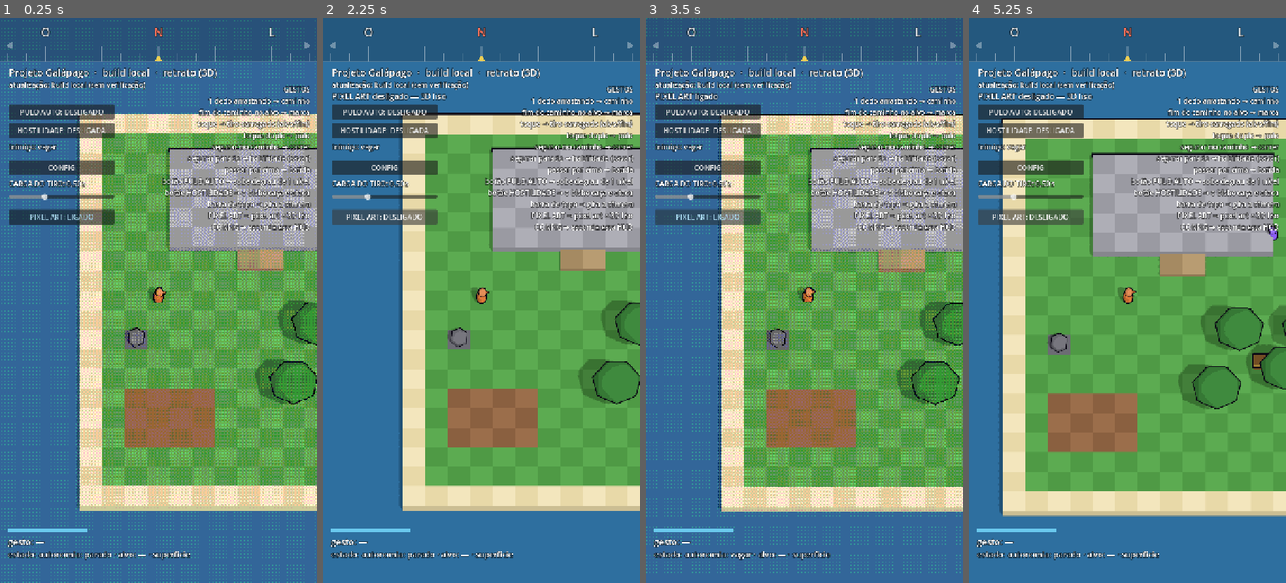
Above: before the commit, frames 1-4 (left to right).
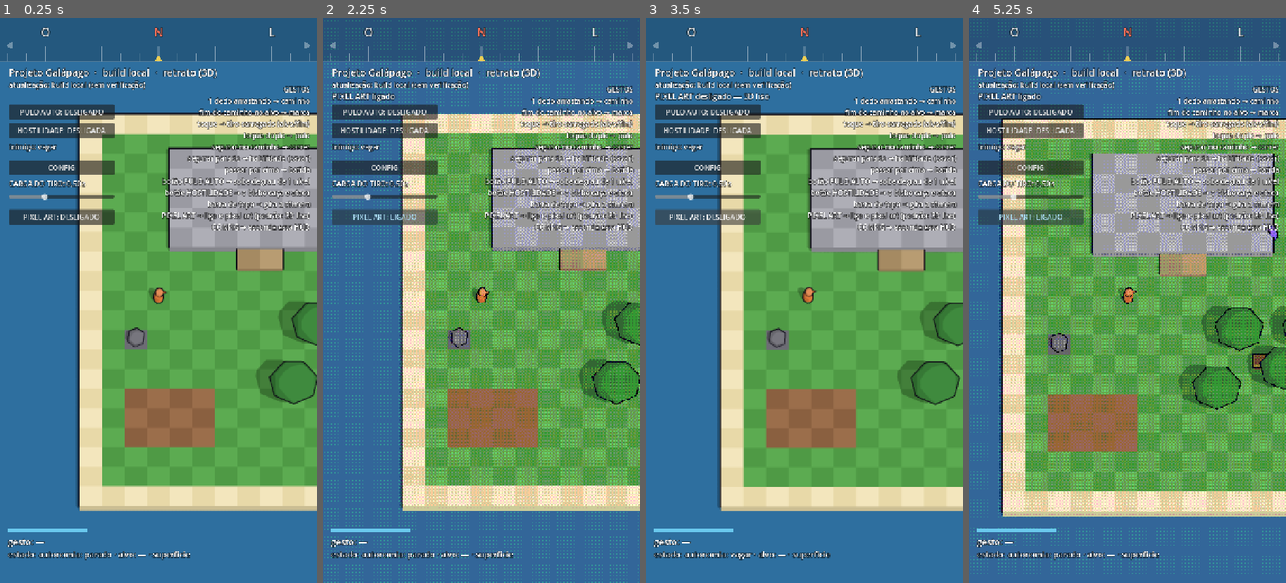
Above: after the commit, the same moments.

Repository: jonathasptbr-gh/Projeto-Galapago
Game: Godot game, scene res://jogo/main.tscn
Same seed, same stepped clock (60 frames per second), same inputs: the game is played once before the commit and once after it.
Inputs:
- Up to frame 1 (0.25 s): no input
- Up to frame 2 (2.25 s): click "PULO AUTO: DESLIGADO" at 0.5 s; click "PULO AUTO: LIGADO" at 1.25 s; click "PIXEL ART: LIGADO" (after the commit: "PIXEL ART: DESLIGADO") at 2 s
- Up to frame 3 (3.5 s): click "PIXEL ART: DESLIGADO" (after the commit: "PIXEL ART: LIGADO") at 2.75 s
- Up to frame 4 (5.25 s): click "PULO AUTO: DESLIGADO" at 3.5 s; click "PULO AUTO: LIGADO" at 4.25 s; click "PIXEL ART: LIGADO" (after the commit: "PIXEL ART: DESLIGADO") at 5 s

The runs differ from the first frame. In frame 1, 36% of the frame differs, in the area x 0-100%, y 0-100%; in frame 2, 36%; in frame 3, 37%; in frame 4, 41%, in the area x 0-100%, y 0-99%.

Commit message:
jogo: 3D liso por padrão, resolução física, sombras justas à câmera ortográfica, toon sem serrilha, aba no lugar da casca vertical (P24 acabamento)

Diff:
--- a/jogo/hud.gd
+++ b/jogo/hud.gd
@@ -55,9 +55,9 @@
 var _config_btn: Button
 var _mostrar_info := true
 var _intima := false
-# PIXEL ART (P24): estado vem do main (`definir_pixel_pass`)
+# PIXEL ART (P24): estado vem do main (`definir_pixel_pass`); padrão desligado
 var _pixel_btn: Button
-var _pixel := true
+var _pixel := false
 
 
 func definir_vista_intima(ativa: bool) -> void:
@@ -127,7 +127,7 @@
 	# PIXEL ART (P24): Pixel Pass ligado (imagem interna baixa + dither) ou
 	# desligado (3D liso, MSAA). O main troca a vista e devolve o estado.
 	_pixel_btn = Button.new()
-	_pixel_btn.text = "PIXEL ART: LIGADO"
+	_pixel_btn.text = "PIXEL ART: DESLIGADO"
 	_pixel_btn.add_theme_font_size_override("font_size", 16)
 	_pixel_btn.position = Vector2(20, TOPO + 334)
 	_pixel_btn.custom_minimum_size = Vector2(240, 34)
@@ -217,7 +217,7 @@
 	linhas.append("botão PULO AUTO → sobe degrau de 1 nível")
 	linhas.append("botão HOSTILIDADE → o bicho caça e ataca")
 	linhas.append("barra do topo → gira a câmera")
-	linhas.append("PIXEL ART → pixel art × 3D liso")
+	linhas.append("PIXEL ART → liga o pixel art (padrão: 3D liso)")
 	linhas.append("CONFIG → esconde esta HUD")
 	return "\n".join(linhas)
 
--- a/jogo/main.gd
+++ b/jogo/main.gd
@@ -163,7 +163,9 @@
 	cam3d = Cam3D.new(_json("res://dados/camera3d.json"))
 	vista = Vista.new()
 	vista.altura_interna = int(cam3d.cfg["pixel_pass"]["altura_interna"])
-	vista.pixel_pass = not ("--liso" in args)
+	# padrão: 3D liso; `--pixel` liga o Pixel Pass (`--liso`, antigo, é aceito e
+	# não muda nada)
+	vista.pixel_pass = "--pixel" in args
 	add_child(vista)
 	ilha = Ilha.new()
 	ilha.name = "Ilha"
@@ -475,8 +477,8 @@
 		hud.nota("HOSTILIDADE %s" % ("LIGADA — ele vai caçar" if v else "desligada"))
 
 
-## Pixel Pass ligado (pixel art) ou desligado (3D liso). O botão da HUD chama;
-## `--liso` começa desligado.
+## Pixel Pass ligado (pixel art) ou desligado (3D liso, o padrão). O botão da
+## HUD chama; `--pixel` começa ligado.
 func definir_pixel_pass(v: bool) -> void:
 	vista.pixel_pass = v
 	vista.aplicar_camera(cam3d)
--- a/jogo/mundo3d/casca.gdshader
+++ b/jogo/mundo3d/casca.gdshader
@@ -7,8 +7,14 @@
 //                  1 = caixa centrada na origem (VERTEX += sign(VERTEX)·esp:
 //                      cresce a caixa inteira, sem rachar nos cantos)
 //                  2 = cilindro centrado (raio em xz + sign(y) em y)
+//                  3 = terreno (ilha.gd): a malha vem pronta; só a ABA do topo
+//                      (vértices com UV.x = 1) sai NORMAL·espessura, e encolhe
+//                      até sumir quando a parede (NORMAL, horizontal) vira de
+//                      frente para a câmera — borda de frente não ganha linha
 // cull_front: só as faces de trás aparecem, e só onde passam da silhueta.
-// Mobile (Vulkan) e Compatibility (OpenGL 3): nada além de vertex/fragment.
+// No passe de SOMBRA a casca some (vértices colapsados): como next_pass ela
+// projetaria a sombra inflada do objeto sobre ele mesmo.
+// Mobile (Vulkan) e Compatibility (OpenGL 3): só vertex/fragment e IN_SHADOW_PASS.
 shader_type spatial;
 render_mode unshaded, cull_front;
 
@@ -17,7 +23,15 @@
 uniform int forma = 0;
 
 void vertex() {
-	if (forma == 1) {
+	if (IN_SHADOW_PASS) {
+		VERTEX = vec3(0.0);
+	} else if (forma == 3) {
+		vec3 n = normalize((MODEL_MATRIX * vec4(NORMAL, 0.0)).xyz);
+		vec3 tras = INV_VIEW_MATRIX[2].xyz;  // da cena para a câmera
+		vec2 h = tras.xz;
+		float frente = dot(n.xz, h) / max(length(h), 0.0001);
+		VERTEX += NORMAL * espessura * UV.x * (1.0 - smoothstep(0.1, 0.6, frente));
+	} else if (forma == 1) {
 		VERTEX += sign(VERTEX) * espessura;
 	} else if (forma == 2) {
 		vec2 r = VERTEX.xz;
--- a/jogo/mundo3d/ilha.gd
+++ b/jogo/mundo3d/ilha.gd
@@ -5,7 +5,8 @@
 ## - `construir(mundo)`: apaga o que havia e cria os filhos
 ##   `Terreno` (uma ArrayMesh, UMA superfície por cor de terreno — o xadrez de
 ##   `dados/terrenos.json` vira duas superfícies por terreno), `Casca` (o
-##   contorno do terreno, malha própria já inflada), `Agua` (plano no nível 0)
+##   contorno do terreno, malha própria já inflada), `Aba` (a aba do contorno
+##   no topo, 6 vértices por parede exposta), `Agua` (plano no nível 0)
 ##   e `Objetos` (primitivas low-poly com casca: arvore, bau, rocha e
 ##   genéricos). Seguro chamar de novo depois de editar o mundo.
 ## - Espaço: o da câmera (sim/camera3d.gd): 1 unidade = 1 célula = 32 px da
@@ -16,12 +17,16 @@
 ## - Terreno: célula com altura > 0 é um bloco; só se emitem o topo e as
 ##   paredes que dão para célula mais baixa (fora do mapa = água). Paredes que
 ##   dão para a água descem até `FUNDO_NIVEIS` (abaixo do plano da água).
-## - Casca do terreno: cada parede exposta repetida `CONTORNO_TERRENO` para
-##   fora (esticada nas pontas e `CONTORNO_TERRENO_SOBE` acima do topo, para a
-##   linha não sair tracejada com ~1 px interno), desenhada só de costas
-##   (cull_front): vira a
-##   linha atrás da borda do topo quando a borda é silhueta. Bordas de frente
-##   (parede virada para a câmera) não ganham linha — a faixa de luz separa.
+## - Casca do terreno (`Mat.FORMA_TERRENO`): por parede exposta, (1) a
+##   parede repetida `CONTORNO_TERRENO` para fora (esticada nas pontas e
+##   `CONTORNO_TERRENO_SOBE` acima do topo), desenhada só de costas
+##   (cull_front): a linha atrás da borda do topo e da quina quando são
+##   silhueta; (2) a ABA (nó `Aba`): faixa horizontal na altura topo + SOBE, que o shader
+##   abre `CONTORNO_TERRENO` para fora (UV.x = 1 nos vértices de fora) e fecha
+##   quando a parede vira de frente para a câmera. A aba cobre a borda da
+##   parede vista de lado (de quina para a câmera), onde a parede repetida
+##   vira uma lasca de < 1 px e saía TRACEJADA no Vulkan. Bordas de frente não
+##   ganham linha — a faixa de luz separa.
 ## - `#` (rocha, não andável) ganha uma pedra low-poly em cima do bloco.
 ## Fora: subsolo/túneis (`mundo.tuneis`) e células escavadas não são
 ## desenhados; a água é opaca (o `transparente` de terrenos.json é ignorado).
@@ -45,6 +50,7 @@
 
 var terreno: MeshInstance3D
 var casca: MeshInstance3D
+var aba: MeshInstance3D
 var agua: MeshInstance3D
 var objetos: Node3D
 ## superfícies por cor no último `construir` (diagnóstico)
@@ -78,6 +84,8 @@
 	var por_cor := {}  # html -> SurfaceTool
 	var st_casca := SurfaceTool.new()
 	st_casca.begin(Mesh.PRIMITIVE_TRIANGLES)
+	var st_aba := SurfaceTool.new()
+	st_aba.begin(Mesh.PRIMITIVE_TRIANGLES)
 	var tem_casca := false
 	var lados: Array[Vector2i] = [Vector2i(1, 0), Vector2i(-1, 0), Vector2i(0, 1), Vector2i(0, -1)]
 	for y in mundo.altura_grade:
@@ -102,6 +110,7 @@
 				var base := altura_3d(hv) if hv > 0.0 else altura_3d(FUNDO_NIVEIS)
 				_parede(_st(por_cor, cor_parede), c, d, base, topo, 0.0)
 				_parede(st_casca, c, d, base, topo + CONTORNO_TERRENO_SOBE, CONTORNO_TERRENO)
+				_aba(st_aba, c, d, topo + CONTORNO_TERRENO_SOBE)
 				tem_casca = true
 	var malha := ArrayMesh.new()
 	for html in por_cor:
@@ -116,10 +125,16 @@
 	casca = MeshInstance3D.new()
 	casca.name = "Casca"
 	casca.cast_shadow = GeometryInstance3D.SHADOW_CASTING_SETTING_OFF
+	aba = MeshInstance3D.new()
+	aba.name = "Aba"
+	aba.cast_shadow = GeometryInstance3D.SHADOW_CASTING_SETTING_OFF
 	if tem_casca:
 		casca.mesh = st_casca.commit()
-		casca.material_override = Mat.casca(0.0)
+		casca.material_override = Mat.casca(CONTORNO_TERRENO, Mat.FORMA_TERRENO)
+		aba.mesh = st_aba.commit()
+		aba.material_override = casca.material_override
 	add_child(casca)
+	add_child(aba)
 
 
 func _st(por_cor: Dictionary, cor: Color) -> SurfaceTool:
@@ -144,14 +159,40 @@
 		Vector3(b.x, topo, b.z), Vector3(a.x, topo, a.z), n)
 
 
+## Aba da casca: faixa de largura ZERO na linha da parede (célula `c`, lado
+## `d`), na altura `y`, esticada `CONTORNO_TERRENO` nas pontas; os vértices de
+## fora levam UV.x = 1 e o casca.gdshader (forma 3) os abre pela NORMAL (= d).
+## A face da frente olha para BAIXO: vista de cima é costas (cull_front).
+func _aba(st: SurfaceTool, c: Vector2i, d: Vector2i, y: float) -> void:
+	var centro := Vector3(c.x + 0.5, y, c.y + 0.5)
+	var n := Vector3(d.x, 0.0, d.y)
+	var lado := Vector3(-d.y, 0.0, d.x) * (0.5 + CONTORNO_TERRENO)
+	var meio := centro + n * 0.5
+	var dentro_a := meio - lado
+	var dentro_b := meio + lado
+	# o quad (dentro_a, dentro_b, fora_b, fora_a) aberto 1 unidade em n acerta
+	# a ordem; depois os de fora voltam para a linha da parede
+	var p: Array[Vector3] = [dentro_a, dentro_b, dentro_b + n, dentro_a + n]
+	var u: Array[float] = [0.0, 0.0, 1.0, 1.0]
+	if (p[1] - p[0]).cross(p[2] - p[0]).dot(Vector3.DOWN) > 0.0:
+		p = [p[0], p[3], p[2], p[1]]
+		u = [u[0], u[3], u[2], u[1]]
+	st.set_normal(n)
+	for i in [0, 1, 2, 0, 2, 3]:
+		st.set_uv(Vector2(u[i], 0.0))
+		st.add_vertex(p[i] - n * u[i])
+
+
 ## Quad (dois triângulos) com a normal dada; a ordem dos vértices é acertada
 ## para a face da frente olhar para `n` (o Godot usa sentido horário na frente).
+## UV (0, 0) em todos (a casca do terreno usa UV.x para marcar a aba).
 func _quad(st: SurfaceTool, a: Vector3, b: Vector3, c: Vector3, d: Vector3, n: Vector3) -> void:
 	if (b - a).cross(c - a).dot(n) > 0.0:
 		var t := b
 		b = d
 		d = t
 	st.set_normal(n)
+	st.set_uv(Vector2.ZERO)
 	for p in [a, b, c, a, c, d]:
 		st.add_vertex(p)
 
--- a/jogo/mundo3d/materiais.gd
+++ b/jogo/mundo3d/materiais.gd
@@ -5,7 +5,8 @@
 ##   toon.gdshader na cor; com `contorno > 0` ganha a casca como `next_pass`
 ##   (espessura em unidades 3D, `forma` como em casca.gdshader).
 ## - `casca(espessura, forma) -> ShaderMaterial`: só o contorno (a casca do
-##   terreno usa espessura 0 porque a malha já vem inflada).
+##   terreno usa `FORMA_TERRENO`: paredes já infladas na malha, `espessura` =
+##   largura da aba do topo).
 ## Materiais iguais saem do cache (mesma instância): NÃO altere parâmetros de
 ## um material devolvido — peça outro com os valores que quer.
 
@@ -15,6 +16,8 @@
 const FORMA_NORMAL := 0
 const FORMA_CAIXA := 1
 const FORMA_CILINDRO := 2
+## casca do terreno (ilha.gd): malha pronta + aba do topo empurrada no shader
+const FORMA_TERRENO := 3
 ## espessura padrão do contorno dos objetos (unidades; ~1,3 px interno na vista alta)
 const CONTORNO := 0.05
 
--- a/jogo/mundo3d/toon.gdshader
+++ b/jogo/mundo3d/toon.gdshader
@@ -6,14 +6,17 @@
 //   nivel_alto / nivel_medio / nivel_baixo — brilho de cada faixa, PERCEPTUAL:
 //                  a cor na tela ≈ cor × nível (sRGB), nos dois renderizadores
 // A sombra do sol entra por ATTENUATION ANTES do limiar: sombra vira faixa,
-// sem gradiente. A faixa mais baixa É a luz ambiente: a vista desliga o
-// ambiente e o reflexo do WorldEnvironment, e o sol tem energia 1 e cor branca
+// sem gradiente. Cada troca de faixa é um smoothstep de meia-largura
+// fwidth(n) × `suavidade` (AA analítico: ~1 px de rampa na tela, em qualquer
+// resolução), limitada a `largura_max` para a faixa não virar degradê.
+// A faixa mais baixa É a luz ambiente: a vista desliga o ambiente e o
+// reflexo do WorldEnvironment, e o sol tem energia 1 e cor branca
 // (LIGHT_COLOR / PI = 1). Isso porque o Compatibility (prévia, fallback) soma a
 // luz em sRGB e o Mobile em linear (medido no oráculo, 2026-11-25): com o
 // nível convertido por OUTPUT_IS_SRGB, a mesma faixa dá o mesmo brilho nos
 // dois. Só um DirectionalLight3D é previsto (outras luzes somariam faixas).
 // Compila no Mobile (Vulkan) e no Compatibility (OpenGL 3): só light(),
-// uniforms comuns e OUTPUT_IS_SRGB — nada de textura de tela nem Forward+.
+// uniforms comuns, fwidth e OUTPUT_IS_SRGB — nada de textura de tela nem Forward+.
 shader_type spatial;
 
 uniform vec4 cor : source_color = vec4(1.0);
@@ -24,6 +27,8 @@
 uniform float nivel_alto = 1.0;
 uniform float nivel_medio = 0.74;
 uniform float nivel_baixo = 0.52;
+uniform float suavidade = 0.75;
+uniform float largura_max = 0.08;
 
 void fragment() {
 	vec3 base = cor.rgb;
@@ -37,7 +42,10 @@
 
 void light() {
 	float n = clamp(dot(NORMAL, LIGHT), 0.0, 1.0) * ATTENUATION;
-	float f = n > limiar_alto ? nivel_alto : (n > limiar_baixo ? nivel_medio : nivel_baixo);
+	float w = clamp(fwidth(n) * suavidade, 0.0001, largura_max);
+	float alto = smoothstep(limiar_alto - w, limiar_alto + w, n);
+	float medio = smoothstep(limiar_baixo - w, limiar_baixo + w, n);
+	float f = mix(nivel_baixo, mix(nivel_medio, nivel_alto, alto), medio);
 	if (!OUTPUT_IS_SRGB) {
 		f = pow(f, 2.2);  // multiplicador perceptual → linear
 	}
--- a/jogo/mundo3d/vista.gd
+++ b/jogo/mundo3d/vista.gd
@@ -9,32 +9,41 @@
 ## - `camera: Camera3D` (ortográfica, KEEP_HEIGHT), `sol: DirectionalLight3D`
 ##   (sombra ligada), `ambiente: WorldEnvironment`, `sv: SubViewport`,
 ##   `imagem: Sprite2D` — expostos para ajuste fino; quem manda neles é a vista.
-## - `pixel_pass: bool` (trocável a qualquer hora):
+## - `pixel_pass: bool` (trocável a qualquer hora; padrão DESLIGADO, o 3D liso):
 ##     ligado  → imagem interna de `altura_interna` px de altura, largura pelo
 ##               aspecto da tela (par), + `MARGEM` px em volta; sem MSAA; pós
 ##               pixel_pass.gdshader; ampliada nearest pelo fator
 ##               tela.y / altura_interna; câmera no `snap` e imagem deslocada
 ##               de −resto_px × fator (a margem cobre o deslocamento);
-##     desligado → SubViewport do tamanho da tela, MSAA 4×, sem pós, câmera suave.
+##     desligado → SubViewport do tamanho FÍSICO da janela (`get_window().size`,
+##               não o canvas 720×1280 lógico), desenhado reduzido por
+##               canvas/físico: 1 px renderizado = 1 px da tela do aparelho.
+##               MSAA 4×, sem FXAA (`fxaa_liso`), sem pós, câmera suave.
 ## - `niveis`, `forca_dither`: parâmetros do pós (só no Pixel Pass).
 ## - `aplicar_camera(cam3d)`: chamar TODO quadro, depois de `cam3d.seguir` /
 ##   `avancar`; `cam3d` = sim/camera3d.gd. Posiciona a Camera3D, o tamanho
-##   ortográfico, near/far, o alcance da sombra e a imagem.
-## - `fator() -> float` (px de tela por px interno; 1 sem Pixel Pass) e
-##   `tamanho_interno() -> Vector2i` (sem margem).
+##   ortográfico, near/far justos ao que a vista mostra (a sombra direcional
+##   de câmera ortográfica cobre near..far: o Godot IGNORA
+##   `directional_shadow_max_distance` em ortográfica) e a imagem.
+## - `fator() -> float` (px de canvas por px interno; 1 sem Pixel Pass) e
+##   `tamanho_interno() -> Vector2i` (sem margem; px físicos sem Pixel Pass).
 ## - Reage sozinha a `size_changed` da janela.
 ## "Tela" = retângulo visível do viewport raiz em unidades de canvas (com o
-## stretch `canvas_items` do projeto, 720×1280 expandido): sem Pixel Pass a
-## imagem 3D é renderizada nesse tamanho, não no da janela física.
+## stretch `canvas_items` do projeto, 720×1280 expandido).
 
 const POS := preload("res://jogo/mundo3d/pixel_pass.gdshader")
 
 ## px internos de margem em cada borda (o deslocamento de subpixel é ≤ 0,5)
 const MARGEM := 2
 const COR_CEU := Color("#78b4dc")
+## altura (unidades) acima do chão até onde o relevo/objetos podem subir, e
+## folgas de near/far: a fatia near..far é o que a sombra cobre (ver aplicar_camera)
+const ALTURA_RELEVO := 4.0
+const FOLGA_PERTO := 3.0
+const FOLGA_LONGE := 4.0
 
 @export var altura_interna := 640
-@export var pixel_pass := true:
+@export var pixel_pass := false:
 	set(v):
 		pixel_pass = v
 		if is_inside_tree():
@@ -47,6 +56,15 @@
 	set(v):
 		forca_dither = v
 		_pos.set_shader_parameter("forca", v)
+## FXAA no 3D liso: avaliado e DESLIGADO — na resolução física o MSAA 4× já
+## alisa as bordas de geometria (contornos, silhuetas) e as faixas do toon têm
+## AA analítico no shader; o FXAA borraria os contornos de 3–4 px e custaria
+## um passe de tela cheia a 1080×2400.
+@export var fxaa_liso := false:
+	set(v):
+		fxaa_liso = v
+		if is_inside_tree():
+			_reconfigurar()
 
 var sv: SubViewport
 var mundo_3d: Node3D
@@ -98,7 +116,15 @@
 	sol.light_energy = 1.0
 	sol.light_color = Color.WHITE
 	sol.shadow_enabled = true
-	sol.shadow_blur = 0.0
+	# shadow_blur > 0 é OBRIGATÓRIO no Mobile (RD): lá o recuo da sombra é
+	# shadow_bias/100 × (2·raio + pancake) × shadow_blur × raio do filtro
+	# (2 no soft_low) — com blur 0 o bias vira ZERO e a sombra se acne-ia (as
+	# manchas escuras nas copas no Vulkan). O Compatibility não multiplica pelo
+	# blur (metade do recuo). 0,06 ⇒ ~0,07 unidade no Mobile (vista alta), sem
+	# descolar a sombra do pé; normal_bias em texels do atlas.
+	sol.shadow_blur = 1.0
+	sol.shadow_bias = 0.06
+	sol.shadow_normal_bias = 2.0
 	sol.directional_shadow_mode = DirectionalLight3D.SHADOW_ORTHOGONAL
 	sv.add_child(sol)
 
@@ -111,12 +137,12 @@
 	imagem = Sprite2D.new()
 	imagem.name = "Imagem"
 	imagem.centered = false
-	imagem.texture_filter = CanvasItem.TEXTURE_FILTER_NEAREST
 	imagem.texture = sv.get_texture()
 	add_child(imagem)
 
 
 func _ready() -> void:
+	# o viewport raiz É a janela: um sinal só cobre canvas e tamanho físico
 	get_viewport().size_changed.connect(_reconfigurar)
 	_reconfigurar()
 
@@ -142,13 +168,25 @@
 		imagem.scale = Vector2(_fator, _fator)
 		_pos.set_shader_parameter("tam", Vector2(sv.size))
 	else:
+		# resolução FÍSICA: canvas_items+expand ⇒ janela = tela × k, k igual
+		# nos dois eixos; renderiza k× maior e desenha 1/k (1:1 no pixel físico)
+		var fisico := get_window().size
+		if fisico.x <= 0 or fisico.y <= 0:
+			fisico = Vector2i(_tela.round())
+		var k := float(fisico.y) / _tela.y
 		_fator = 1.0
-		_interno = Vector2i(_tela.round())
-		sv.size = _interno
+		_interno = fisico
+		sv.size = fisico
 		sv.msaa_3d = Viewport.MSAA_4X
 		imagem.material = null
-		imagem.scale = Vector2.ONE
+		imagem.scale = Vector2(1.0 / k, 1.0 / k)
 		imagem.position = Vector2.ZERO
+	sv.screen_space_aa = (Viewport.SCREEN_SPACE_AA_FXAA if fxaa_liso and not pixel_pass
+		else Viewport.SCREEN_SPACE_AA_DISABLED)
+	# nearest no Pixel Pass (ampliação inteira do pixel art); linear no liso
+	# (já 1:1: linear só evita perder linha se o arredondamento sair do grid)
+	imagem.texture_filter = (CanvasItem.TEXTURE_FILTER_NEAREST if pixel_pass
+		else CanvasItem.TEXTURE_FILTER_LINEAR)
 	if _ultima_cam != null:
 		aplicar_camera(_ultima_cam)
 
@@ -156,9 +194,21 @@
 func aplicar_camera(cam3d: RefCounted) -> void:
 	_ultima_cam = cam3d
 	var dist: float = cam3d.distancia()
-	camera.near = maxf(0.05, dist - 40.0)
-	camera.far = dist + 60.0
+	# near/far JUSTOS ao que a vista mostra: em ortográfica a sombra do sol
+	# cobre exatamente a fatia near..far (o max_distance é ignorado), então a
+	# fatia enxuta é resolução de sombra. O chão visível vai de
+	# −(h/2·cos p + relevo)/sen p a +(h/2·cos p + 0,5)/sen p em torno do foco
+	# (h = altura_mundo, p = inclinação); +folgas.
+	var sp := maxf(absf(sin(cam3d.pitch)), 0.2)
+	var meia: float = cam3d.altura_mundo * 0.5 * absf(cos(cam3d.pitch))
+	var perto := (meia + ALTURA_RELEVO) / sp + FOLGA_PERTO
+	var longe := (meia + 0.5) / sp
+	camera.near = maxf(0.05, dist - perto)
+	camera.far = dist + longe + FOLGA_LONGE
 	sol.directional_shadow_max_distance = camera.far
+	# o esmaecimento da sombra começa em fade_start × far (da câmera): só
+	# depois do último chão visível
+	sol.directional_shadow_fade_start = clampf((dist + longe + 1.0) / camera.far, 0.8, 0.99)
 	if pixel_pass:
 		camera.size = cam3d.altura_mundo * float(sv.size.y) / float(altura_interna)
 		var s: Dictionary = cam3d.snap(altura_interna)
--- a/jogo/mundo3d/vitrine.gd
+++ b/jogo/mundo3d/vitrine.gd
@@ -2,8 +2,9 @@
 ## Vitrine do mundo 3D para o oráculo (não é o jogo): a ilha de
 ## `dados/mapas/fundacao.json`, a vista e um ator andando em círculo; a câmera
 ## segue o ator e gira 180° de yaw em `DURACAO_GIRO` s, depois para de girar.
-## Argumentos de usuário (depois de `--`): `--liso` desliga o Pixel Pass;
-## `--vista-intima` começa na vista íntima. `--demo` (do oráculo) é ignorado.
+## Argumentos de usuário (depois de `--`): padrão 3D liso; `--pixel` liga o
+## Pixel Pass (`--liso`, antigo, é aceito sem efeito); `--vista-intima`
+## começa na vista íntima. `--demo` (do oráculo) é ignorado.
 ## Filmar: `QUADROS_CENA=res://jogo/mundo3d/vitrine.tscn tools/quadros.sh N dir`
 ## (com `QUADROS_FPS=10`, 30 quadros = os 3 s do giro).
 
@@ -41,7 +42,7 @@
 
 	vista = Vista.new()
 	vista.altura_interna = int(cam.cfg["pixel_pass"]["altura_interna"])
-	vista.pixel_pass = not ("--liso" in args)
+	vista.pixel_pass = "--pixel" in args
 	add_child(vista)
 
 	ilha = Ilha.new()
--- a/project.godot
+++ b/project.godot
@@ -43,5 +43,13 @@
 renderer/rendering_method.mobile="mobile"
 ; true é o padrão do 4.7.2; explícito porque é decisão (Vulkan ausente → OpenGL 3)
 rendering_device/fallback_to_opengl3=true
+; Sombra do sol (S5a): atlas 4096 e filtro suave "low" (2) IGUAIS na chave
+; base (CI/desktop, o oráculo) e na `.mobile` (o APK; padrões 2048 e 0 = duro,
+; que serrilhava). Câmera ortográfica: o atlas inteiro cobre só a fatia
+; near..far justa da vista (jogo/mundo3d/vista.gd), ~40 unidades na vista alta.
+lights_and_shadows/directional_shadow/size=4096
+lights_and_shadows/directional_shadow/size.mobile=4096
+lights_and_shadows/directional_shadow/soft_shadow_filter_quality=2
+lights_and_shadows/directional_shadow/soft_shadow_filter_quality.mobile=2
 textures/canvas_textures/default_texture_filter=0
 textures/vram_compression/import_etc2_astc=true
--- /dev/null
+++ b/testes/test_ilha3d_aba.gd
@@ -0,0 +1,52 @@
+extends "res://testes/caso.gd"
+## A ABA do contorno do terreno (jogo/mundo3d/ilha.gd, nó `Aba`): 6 vértices por
+## parede exposta, de largura ZERO na malha (o casca.gdshader, forma 3, abre os
+## vértices de fora — UV.x = 1 — pela NORMAL), na altura topo + SOBE.
+
+const Mundo := preload("res://sim/mundo.gd")
+const Ilha := preload("res://jogo/mundo3d/ilha.gd")
+const Mat := preload("res://jogo/mundo3d/materiais.gd")
+
+const TERRENOS := {
+	"~": {"altura": 0, "cores": ["#2f6f9f"]},
+	",": {"altura": 1, "cores": ["#4f9a45", "#5cab51"]},
+	"^": {"altura": 2, "cores": ["#9a9aa2"]},
+}
+
+
+func _ilha(celulas: Array) -> Node3D:
+	var m = Mundo.criar({"celulas": celulas, "objetos": []}, TERRENOS)
+	var ilha: Node3D = Ilha.new()
+	ilha.construir(m)
+	return ilha
+
+
+func test_aba_uma_por_parede_exposta() -> void:
+	var ilha := _ilha(["~~~~~", "~,,^~", "~~~~~"])
+	var a: Array = ilha.aba.mesh.surface_get_arrays(0)
+	igual(PackedVector3Array(a[Mesh.ARRAY_VERTEX]).size(), 6 * (3 + 2 + 4), "aba só nas paredes expostas")
+	igual(ilha.aba.cast_shadow, GeometryInstance3D.SHADOW_CASTING_SETTING_OFF, "aba não projeta sombra")
+	var mat: ShaderMaterial = ilha.aba.material_override
+	igual(int(mat.get_shader_parameter("forma")), Mat.FORMA_TERRENO, "material da casca do terreno")
+	ilha.free()
+
+
+func test_aba_tem_largura_zero_e_marca_os_de_fora() -> void:
+	var ilha := _ilha(["~~~", "~,~", "~~~"])
+	var a: Array = ilha.aba.mesh.surface_get_arrays(0)
+	var vs := PackedVector3Array(a[Mesh.ARRAY_VERTEX])
+	var uvs := PackedVector2Array(a[Mesh.ARRAY_TEX_UV])
+	var ns := PackedVector3Array(a[Mesh.ARRAY_NORMAL])
+	var y := Ilha.altura_3d(1.0) + Ilha.CONTORNO_TERRENO_SOBE
+	var fora := 0
+	for i in vs.size():
+		perto(vs[i].y, y, 0.0001, "aba na altura do topo + SOBE")
+		perto(absf(ns[i].y), 0.0, 0.0001, "normal = a da parede (horizontal)")
+		# na malha todo vértice fica na linha da parede: x ou z em 1 ou 2
+		var d := Vector3(ns[i].x, 0, ns[i].z)
+		var linha := Vector3(1.5, 0, 1.5) + d * 0.5
+		perto(absf((vs[i] - linha).dot(d)), 0.0, 0.0001, "largura zero na malha")
+		if uvs[i].x > 0.5:
+			fora += 1
+	igual(fora, 4 * 3, "3 vértices de fora por quad (2 triângulos)")
+	ilha.free()
Not shown, added: testes/test_ilha3d_aba.gd.uid
Not shown, changed: docs/GODOT.md
Not shown, changed: docs/HISTORICO.md
Not shown, changed: docs/ORACULO.md
